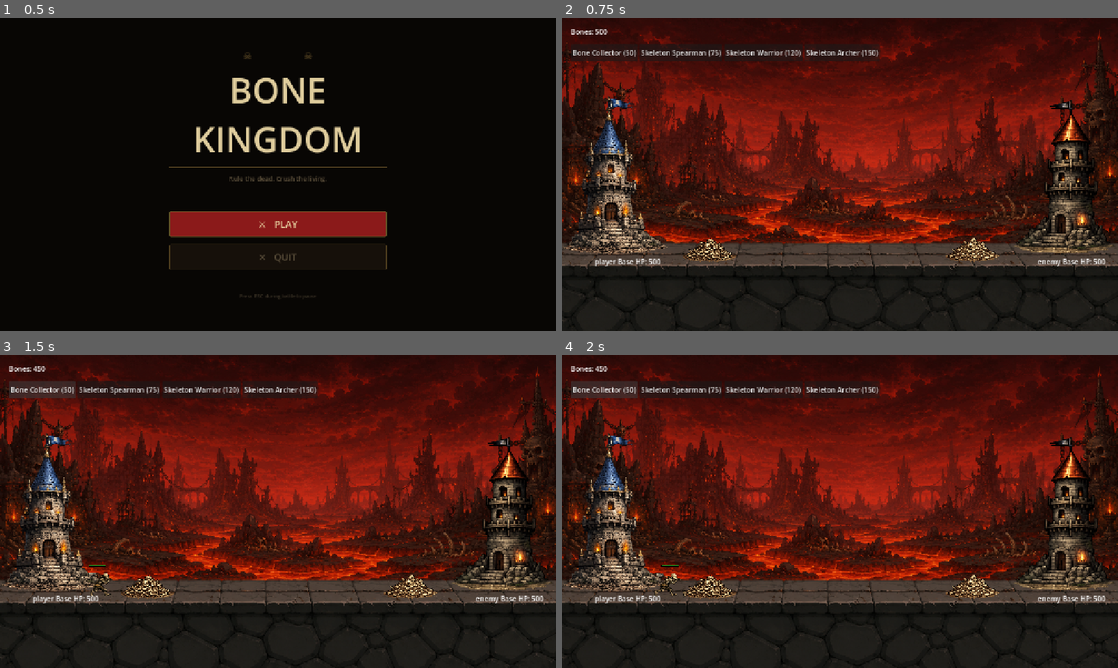
Above: before the commit, frames 1-4 (two rows, left to right).
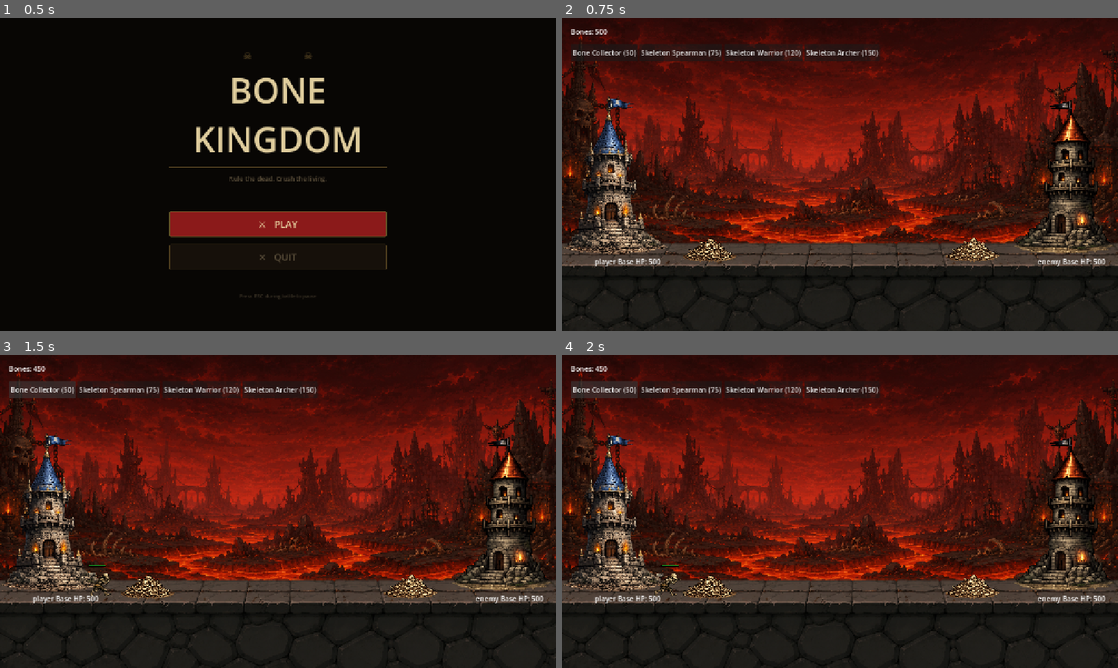
Above: after the commit, the same moments.

Repository: kyledeocades/BoneKingdom
Game: Godot game, scene res://scenes/MainMenu.tscn
The game is run twice, just before and just after one commit, with the same random seed, the same clock (stepped at 60 frames per second) and the same inputs.
Inputs:
- Up to frame 1 (0.5 s): no input
- Up to frame 2 (0.75 s): click "⚔ PLAY" at 0.5 s
- Up to frame 3 (1.5 s): click "Bone Collector (50)" at 1.25 s
- Up to frame 4 (2 s): no input

Frame 1 is identical in both runs. In frame 2, 26% of the frame differs, in the area x 0-100%, y 1-100%; in frame 3, 26%; in frame 4, 26%.

Commit message:
removed accidentally added "BackgroundMirror" sprite

Diff:
--- a/scenes/Main.tscn
+++ b/scenes/Main.tscn
@@ -51,13 +51,6 @@
 texture_repeat = 3
 position = Vector2(640, 360)
 scale = Vector2(0.81, 0.81)
-texture = ExtResource("10_cvmbd")
-region_rect = Rect2(0, 0, 4000, 720)
-
-[node name="BackgroundMirror" type="Sprite2D" parent="." unique_id=1213784103]
-texture_repeat = 3
-position = Vector2(640, 360)
-scale = Vector2(-0.81, 0.81)
 texture = ExtResource("10_cvmbd")
 region_rect = Rect2(0, 0, 4000, 720)
 
